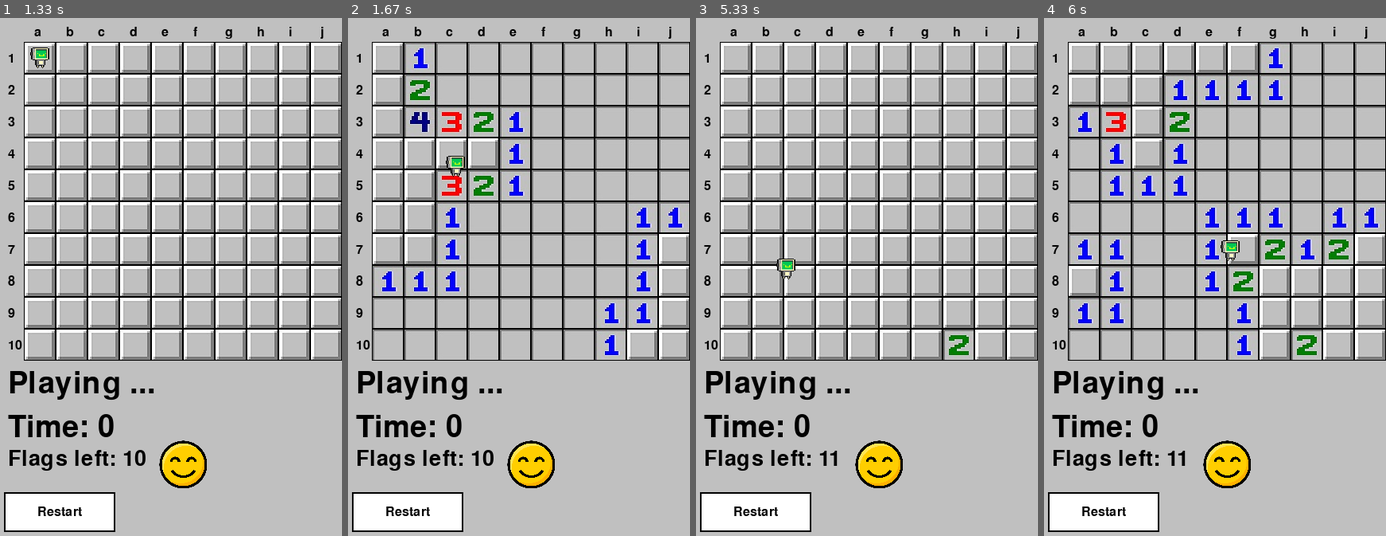
Above: before the commit, frames 1-4 (left to right).
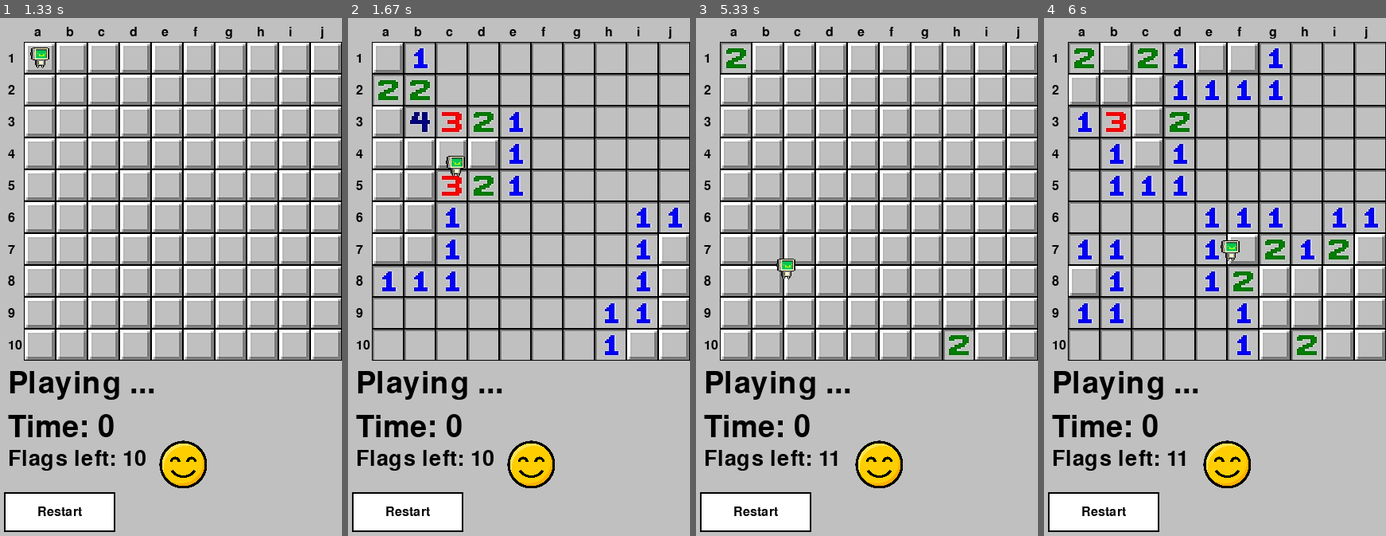
Above: after the commit, the same moments.

Repository: ColinTreanor/581Minesweeper2025
Game: pygame game, started from pygame_main.py
Same seed, same stepped clock (60 frames per second), same inputs: the game is played once before the commit and once after it.
Inputs (mouse positions are in pixels of both pictures, inside the frame that each line leads up to):
- Up to frame 1 (1.33 s): click (256, 235) at 0.38 s; click (256, 282) at 0.72 s; click (171, 406) at 1.05 s
- Up to frame 2 (1.67 s): click (560, 323) at 1.38 s
- Up to frame 3 (5.33 s): click (743, 261) at 1.72 s; click (754, 510) at 2.05 s; click (952, 235) at 2.38 s; click (955, 230) at 2.72 s; click (952, 282) at 3.55 s; click (815, 427) at 4.88 s; click (959, 333) at 5.22 s
- Up to frame 4 (6 s): click (1286, 209) at 5.55 s; click (1146, 318) at 5.88 s

Frame 1 is identical in both runs. In frame 2, 0.4% of the frame differs, in the area x 7-17%, y 10-17%; in frame 3, 0.4%; in frame 4, 1.0%, in the area x 7-44%, y 4-11%.

Commit message:
hard agent works, hard coded currently

Diff:
--- a/agents.py
+++ b/agents.py
@@ -52,6 +52,17 @@
         #setting up class variables for medium agent
         pass
 
-    def hard_agent(self, actual_board):
+    def hard_agent(self, visible_board, actual_board):
         #function that returns hard mode (x, y) tuple
-        pass
+        from board import BoardPiece
+
+        # Iterate through the board to find an unrevealed square that is not a bomb
+        for x in range(len(visible_board)):
+            for y in range(len(visible_board[0])):
+                # Check if the square is unrevealed and not a bomb
+                if (visible_board[x][y] == BoardPiece.UNKNOWN and
+                    actual_board[x][y] != BoardPiece.MINE):
+                    return (x, y)  # Return the coordinates of the safe square
+
+        # If no safe unrevealed squares found, return None
+        return None
--- a/board.py
+++ b/board.py
@@ -97,6 +97,7 @@
         self.StartTime = 0
         self.board_generated: bool = False
         self.visible_board: list = [[BoardPiece.UNKNOWN for _ in range(self.board_size)] for _ in range(self.board_size)]
+
         self.actual_board: list = [[BoardPiece.ZERO for _ in range(self.board_size)] for _ in range(self.board_size)]
 
     def CalculateDuration(self):
@@ -193,7 +194,11 @@
                     continue
                 # Print actual value for revealed spaces
                 else:
-                    print(self.visible_board[x][y].value, end = ' ')
+                    # Handle both BoardPiece enum values and direct integer values
+                    if hasattr(self.visible_board[x][y], 'value'):
+                        print(self.visible_board[x][y].value, end = ' ')
+                    else:
+                        print(self.visible_board[x][y], end = ' ')
 
             print()  # New line after each row
 
@@ -228,13 +233,13 @@
             spaceIdx (tuple): (row, col) coordinates to reveal
 
         Returns:
-            list: Updated visible board state, or None if no change
+            bool: True if space was successfully revealed, False if already revealed/flagged or invalid coordinates
         """
         r, c = spaceIdx  # Extract row and column coordinates
 
         # Validate coordinates are within board bounds
         if not (0 <= r < self.board_size and 0 <= c < self.board_size):
-            return  # Exit if coordinates are invalid
+            return False  # Return False if coordinates are invalid
 
         # Get the actual content at the specified location
         revealedSpace = self.actual_board[r][c]
@@ -248,7 +253,7 @@
 
         # Only reveal unknown spaces (ignore already revealed or flagged spaces)
         if(self.visible_board[spaceIdx[0]][spaceIdx[1]] != BoardPiece.UNKNOWN):
-            return  # Exit if space is already revealed or flagged
+            return False  # Return False if space is already revealed or flagged
 
         # Handle different types of revealed spaces
         match revealedSpace:
@@ -258,7 +263,7 @@
                 self.visible_board[spaceIdx[0]][spaceIdx[1]] = BoardPiece.MINE  # Show the mine
                 self.StartTime = time.get_ticks() - self.StartTime  # Calculate final game time
                 self.state = GameState.LOSE_SCREEN  # Set game state to loss
-                return self.visible_board
+                return True  # Return True indicating successful reveal (even though it's a mine)
 
             case BoardPiece.ZERO:
                 # Empty space with no adjacent mines - auto-reveal surrounding area
@@ -273,9 +278,9 @@
                 if(self.CheckWin()):
                     self.state = GameState.WIN_SCREEN  # Set game state to victory
                     self.StartTime = time.get_ticks() - self.StartTime  # Calculate final game time
-                    return self.visible_board
-
-                return self.visible_board
+                    return True  # Return True indicating successful reveal
+
+                return True  # Return True indicating successful reveal
 
             case _:  # Default case - numbered space (1-8 adjacent mines)
                 # Reveal the number of adjacent mines
@@ -285,9 +290,9 @@
                 if(self.CheckWin()):
                     self.state = GameState.WIN_SCREEN  # Set game state to victory
                     self.StartTime = time.get_ticks() - self.StartTime  # Calculate final game time
-                    return self.visible_board
-
-                return self.visible_board
+                    return True  # Return True indicating successful reveal
+
+                return True  # Return True indicating successful reveal
 
 
     def ReturnVisableBoard(self):
@@ -309,7 +314,7 @@
         self.mines = mines    # Set mine count
         self.flags = mines    # Set flag count to match mine count
 
-    def IncrimentMines(self):
+    def IncrementMines(self):
         """Increase mine and flag count by 1
 
         Used for difficulty adjustment during game setup.
@@ -317,7 +322,7 @@
         self.mines += 1  # Increment mine count
         self.flags += 1  # Increment available flags to match
 
-    def DecramentMines(self):
+    def DecrementMines(self):
         """Decrease mine and flag count by 1
 
         Used for difficulty adjustment during game setup.
--- a/event_handler.py
+++ b/event_handler.py
@@ -29,12 +29,21 @@
 import button as ButtonClass
 from constants import CELL_SIZE, GRID_OFFSET_X, GRID_OFFSET_Y, MAX_MINES, MIN_MINES
 
+import agents
+
+
+WIN_RESTART_GAME = ButtonClass.ButtonTypes.WIN_RESTART_GAME
+LOSE_RESTART_GAME = ButtonClass.ButtonTypes.LOSE_RESTART_GAME
+MIDGAME_RESTART_GAME = ButtonClass.ButtonTypes.MIDGAME_RESTART_GAME
+
+
 
 class EventHandler:
     """Handles Pygame events and dispatches game actions."""
     # Thinking no member variables, just member functions to implement functionality
 
     def HandleEvent(event: pygame.event, game: Board):
+        agent_turn = False
         """Process a single Pygame event and apply changes to the game state.
             Responsibilities:
                 - Handle quit events and terminate the program
@@ -76,11 +85,11 @@
                             case ButtonClass.ButtonTypes.MINE_SELECT_UP_ARROW:
                                 # only update mines if it is less than max mines value
                                 if game.mines < MAX_MINES:
-                                    game.IncrimentMines()
+                                    game.IncrementMines()
                             case ButtonClass.ButtonTypes.MINE_SELECT_DOWN_ARROW:
                                 # only update mines if there are more than min mines value
                                 if game.mines > MIN_MINES:
-                                    game.DecramentMines()
+                                    game.DecrementMines()
                             case ButtonClass.ButtonTypes.MINE_SELECT_START:
                                 game.state = GameState.PLAYING
                         break
@@ -93,8 +102,15 @@
                     if 0 <= gx < game.board_size * CELL_SIZE and 0 <= gy < game.board_size * CELL_SIZE:
                         c = gx // CELL_SIZE
                         r = gy // CELL_SIZE
-                        game.move_agent((r, c))
-                        game.RevealSpace((r, c))
+                        space_revealed = game.RevealSpace((r, c))
+                        if space_revealed:
+                            agent_move = agents.Agent(2).hard_agent(game.visible_board, game.actual_board)
+                            if agent_move:  # Check if agent found a valid move
+                                x_agent, y_agent = agent_move
+                                game.RevealSpace((x_agent, y_agent))
+                                game.move_agent((r, c))
+
+
 
             elif (rightMousePressed): # Same logic for reveal space upon left click to adjust for offset
                 if (game.state == GameState.PLAYING):
